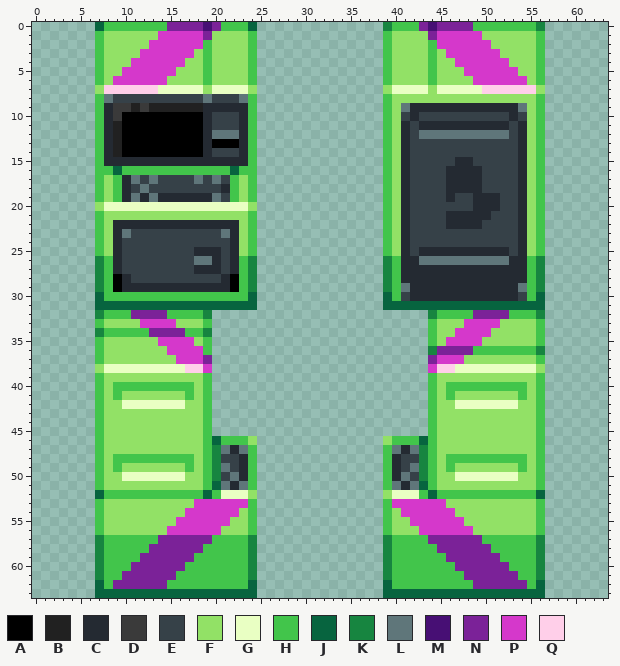
A pixel-art sprite gets an edit: Resources/Textures/_Sunrise/Structures/Machines/atm.rsi/base.png. The first picture shows the starting point.
The file is 64x64 pixels.
Palette (. is transparent): A #000000  B #212121  C #242a32  D #3a3a3a  E #364148  F #92e166  G #e9ffc3  H #42c54b  J #07643f  K #178540  L #5f767a  M #470f74  N #7b2298  P #d538cb  Q #ffcfe9
Pixels before (only the part around the change), first column x 0:
 0 .......JHHHHHHHNNNNMNHHHJ..............KHHHNMNNNNHHHHHHHK.......
 1 .......HFFFFFFPPPPPNFFFFH..............HFFFFNPPPPPFFFFFFH.......
 2 .......HFFFFFPPPPPPHFFFFH..............HFFFFHPPPPPPFFFFFH.......
 3 .......HFFFFPPPPPPFHFFFFH..............HFFFFHFPPPPPPFFFFH.......
 4 .......HFFFPPPPPPFFHFFFFH..............HFFFFHFFPPPPPPFFFH.......
 5 .......HFFPPPPPPFFFHFFFFH..............HFFFFHFFFPPPPPPFFH.......
 6 .......HFPPPPPPFFFFHFFFFH..............HFFFFHFFFFPPPPPPFH.......
 7 .......FQQQQQQGGGGGFGGGGF..............FGGGGFGGGGGQQQQQQF.......
 8 .......HLEEEEEEEEEELEEELH..............HFFFFFFFFFFFFFFFFH.......
 9 .......HCDDBDBBBBBBCCCCCH..............HFLCCCCCCCCCCCCLFH.......
10 .......HCDAAAAAAAAACEEECH..............HFECEEEEEEEEEECEFH.......
11 .......HCBAAAAAAAAACEEECH..............HFCECCCCCCCCCCECFH.......
12 .......HCBAAAAAAAAACLLLCH..............HFCELLLLLLLLLLECFH.......
13 .......HCBAAAAAAAAACAAACH..............HFCEEEEEEEEEEEECFH.......
14 .......HCBAAAAAAAAACEEECH..............HFCEEEEEEEEEEEECFH.......
15 .......HCCCCCCCCCCCCCCCCH..............HFCEEEEECCEEEEECFH.......
16 .......HHJHHHHHHHHHHHHJHH..............HFCEEEECCCCEEEECFH.......
17 .......HFHCLELEEEELELEHFH..............HFCEEEECCCCEEEECFH.......
18 .......HFHCELEEEEEEEECHFH..............HFCEEEECCCCEEEECFH.......
19 .......HFHCLCLCCCCCCLEHFH..............HFCEEEECEECCCEECFH.......
20 .......FGGGGGGGGGGGGGGGGF..............HFCEEEEEEECCCEECFH.......
21 .......HFFFFFFFFFFFFFFFFH..............HFCEEEECCCCCEEECFH.......
22 .......HFCCCCCCCCCCCCCCFH..............HFCEEEECCCCEEEECFH.......
23 .......HFCLEEEEEEEEEELCFH..............HFCEEEEEEEEEEEECFH.......
24 .......HFCEEEEEEEEEEEECFH..............HFCEEEEEEEEEEEECFH.......
25 .......HFCEEEEEEEECCCECFH..............HFCECCCCCCCCCCECFH.......
26 .......KHCEEEEEEEELLCECHK..............KHCCLLLLLLLLLLCCHK.......
27 .......KHCEEEEEEEECCCECHK..............KHCCCCCCCCCCCCCCHK.......
28 .......KHACEEEEEEEEEECAHK..............KHCCCCCCCCCCCCCCHK.......
29 .......KHACCCCCCCCCCCCAHK..............KHLCCCCCCCCCCCCLHK.......
30 .......JHHHHHHHHHHHHHHHHJ..............JHECCCCCCCCCCCCEHJ.......
31 .......JJJJJJJJJJJJJJJJJJ..............JJJJJJJJJJJJJJJJJJ.......
32 .......KHHHNNNNHHHHK........................KHHHHNNNNHHHK.......
33 .......HFFFFPPPPFFFH........................HFFFPPPPFFFFH.......
34 .......KHHHHHNNNNHHK........................HFFPPPPFFFFFH.......
35 .......HFFFFFFPPPPFH........................HFPPPPFFFFFFH.......
36 .......HFFFFFFFPPPPH........................KNNNNHHHHHHHK.......
37 .......HFFFFFFFFPPPN........................NPPPFFFFFFFFH.......
38 .......FGGGGGGGGGQQP........................PQQGGGGGGGGGF.......
39 .......HFFFFFFFFFFFH........................HFFFFFFFFFFFH.......
40 .......HFHHHHHHHHHFH........................HFHHHHHHHHHFH.......
41 .......HFHFFFFFFFHFH........................HFHFFFFFFFHFH.......
42 .......HFFGGGGGGGFFH........................HFFGGGGGGGFFH.......
43 .......HFFFFFFFFFFFH........................HFFFFFFFFFFFH.......
44 .......HFFFFFFFFFFFH........................HFFFFFFFFFFFH.......
45 .......HFFFFFFFFFFFH........................HFFFFFFFFFFFH.......
46 .......HFFFFFFFFFFFHJHHHF..............FHHHJHFFFFFFFFFFFH.......
47 .......HFFFFFFFFFFFHKLCLH..............HLCLKHFFFFFFFFFFFH.......
48 .......HFHHHHHHHHHFHKEECH..............HCEEKHFHHHHHHHHHFH.......
49 .......HFHFFFFFFFHFHKLECH..............HCELKHFHFFFFFFFHFH.......
50 .......HFFGGGGGGGFFHKELCH..............HCLEKHFFGGGGGGGFFH.......
51 .......HFFFFFFFFFFFHJLCLH..............HLCLJHFFFFFFFFFFFH.......
52 .......JHHHHHHHHHHHJHGGGF..............FGGGHJHHHHHHHHHHHJ.......
53 .......HFFFFFFFFFFPPPPPPH..............HPPPPPPFFFFFFFFFFH.......
54 .......HFFFFFFFFFPPPPPPFH..............HFPPPPPPFFFFFFFFFH.......
55 .......HFFFFFFFFPPPPPPFFH..............HFFPPPPPPFFFFFFFFH.......
56 .......HFFFFFFFPPPPPPFFFH..............HFFFPPPPPPFFFFFFFH.......
57 .......KHHHHHHNNNNNNHHHHK..............KHHHHNNNNNNHHHHHHK.......
58 .......KHHHHHNNNNNNHHHHHK..............KHHHHHNNNNNNHHHHHK.......
59 .......KHHHHNNNNNNHHHHHHK..............KHHHHHHNNNNNNHHHHK.......
60 .......KHHHNNNNNNHHHHHHHK..............KHHHHHHHNNNNNNHHHK.......
61 .......KHHNNNNNNHHHHHHHHK..............KHHHHHHHHNNNNNNHHK.......
62 .......JHNNNNNNHHHHHHHHHJ..............JHHHHHHHHHNNNNNNHJ.......
63 .......JJJJJJJJJJJJJJJJJJ..............JJJJJJJJJJJJJJJJJJ.......
The same view after the edit:
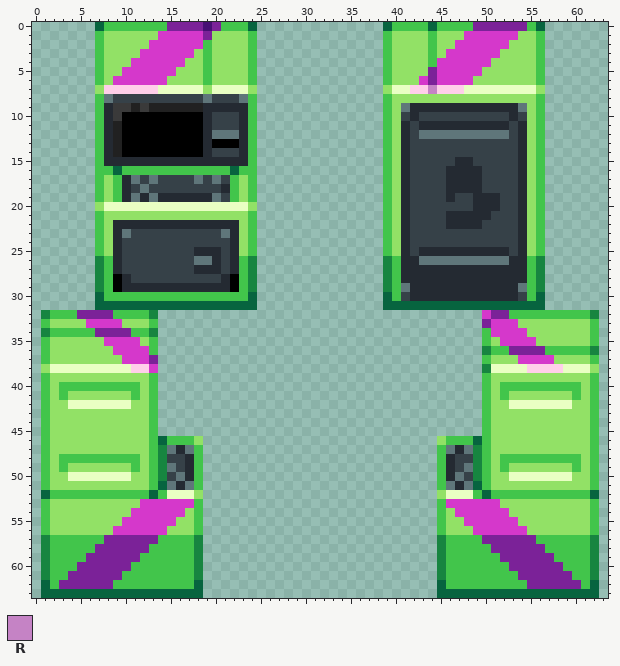
Colours new in this view: R #c583c5
Change:
Changed rows in their new state; - is an unchanged pixel.
first column x 39:
 0 J---HJHHHHNNNNNN-J
 1 -----HFFF--PPPP---
 2 ------FF----PP----
 4 ------PP----FF----
 5 -----NPPP--FFFF---
 6 ----PNPPPPFFFFFF--
 7 ---QQRQQQ--GGGGGG-
first column x 1:
32 KHHHNNNN--HHK......------------------------......P-----HHHHHHK
33 HFFFFPPPP--FH......------------------------......N-PP--FFFFFFH
34 KHHHHHNNNN--K......------------------------......HPPPP-FFFFFFH
35 HFFFFFFPPPP-H......------------------------......H-PPPPFFFFFFH
36 HFFFFFF-PPPPH......------------------------......K--NNNNHHHHHK
37 HFFFFFF--PPPN......------------------------......H---PPPPFFFFH
38 FGGGGGG---QQP......------------------------......K----QQQQGGGF
39 HFFFFFF-----H......------------------------......H-----FFFFFFH
40 HFHHHH-H---F-......------------------------......-F---H-HHHHFH
41 HFHFFFF-F-H-H......------------------------......H-H-F-FFFFHFH
42 HFFGGGGGG-FFH......------------------------......HFF-GGGGGGFFH
43 HFFFFFF-----H......------------------------......H-----FFFFFFH
44 HFFFFFF-----H......------------------------......H-----FFFFFFH
45 HFFFFFF-----H......------------------------......H-----FFFFFFH
46 HFFFFFF-----HJHHH-......--------------......-HHHJH-----FFFFFFH
47 HFFFFFF-----HKLCLH......--------------......HLCLKH-----FFFFFFH
48 HFHHHH-H---F-KEECH......--------------......HCEEK-F---H-HHHHFH
49 HFHFFFF-F-H-HKLECH......--------------......HCELKH-H-F-FFFFHFH
50 HFFGGGGGG-FFHKELCH......--------------......HCLEKHFF-GGGGGGFFH
51 HFFFFFF-----HJLCLH......--------------......HLCLJH-----FFFFFFH
52 JHHHHHH-----J-GGGF......--------------......FGGG-J-----HHHHHHJ
53 HFFFFFF----PPPPPPH......--------------......HPPPPPP----FFFFFFH
54 HFFFFFF---PPPPPPFH......--------------......HFPPPPPP---FFFFFFH
55 HFFFFFF--PPPPPPFFH......--------------......HFFPPPPPP--FFFFFFH
56 HFFFFFF-PPPPPPFFFH......--------------......HFFFPPPPPP-FFFFFFH
57 KHHHHHHNNNNNNHHHHK......--------------......KHHHHNNNNNNHHHHHHK
58 KHHHHHNNNNNNHHHHHK......--------------......KHHHHHNNNNNNHHHHHK
59 KHHHHNNNNNNHHHHHHK......--------------......KHHHHHHNNNNNNHHHHK
60 KHHHNNNNNNHHHHHH-K......--------------......K-HHHHHHNNNNNNHHHK
61 KHHNNNNNNHHHHHH--K......--------------......K--HHHHHHNNNNNNHHK
62 JHNNNNNNHHHHHH---J......--------------......J---HHHHHHNNNNNNHJ
63 JJJJJJ------------......--------------......------------JJJJJJ
Pixel boxes of the changes (left, top, right, bottom) in both pictures:
changed: (383, 22, 545, 94)
changed: (41, 310, 257, 598)
changed: (383, 310, 599, 598)
